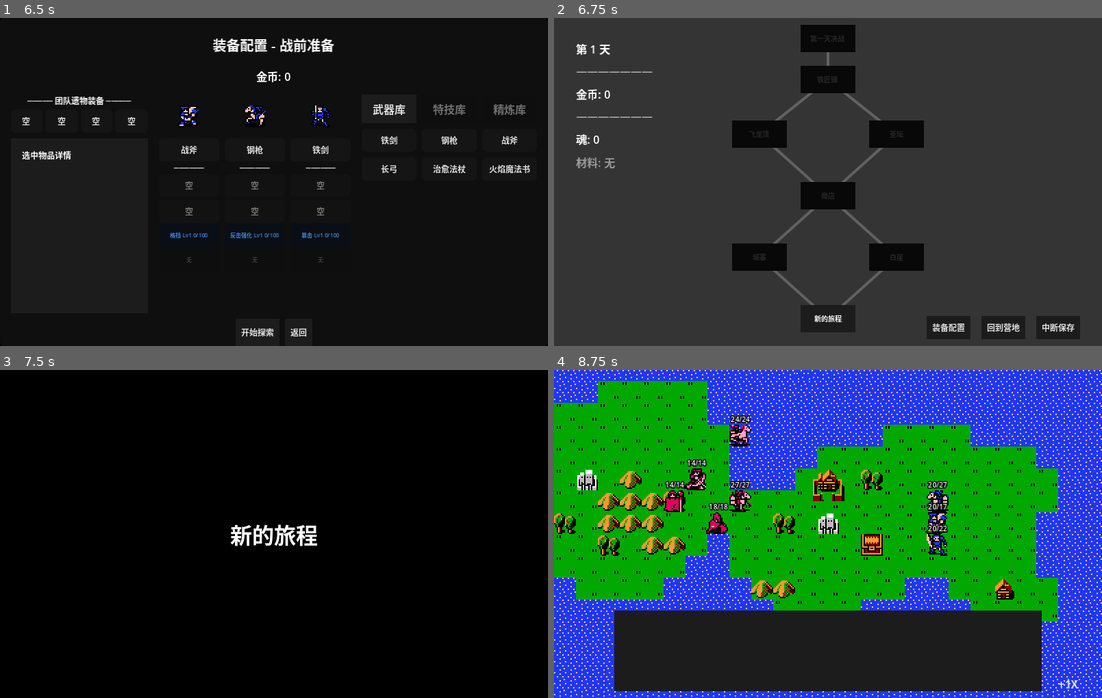
Above: before the commit, frames 1-4 (two rows, left to right).
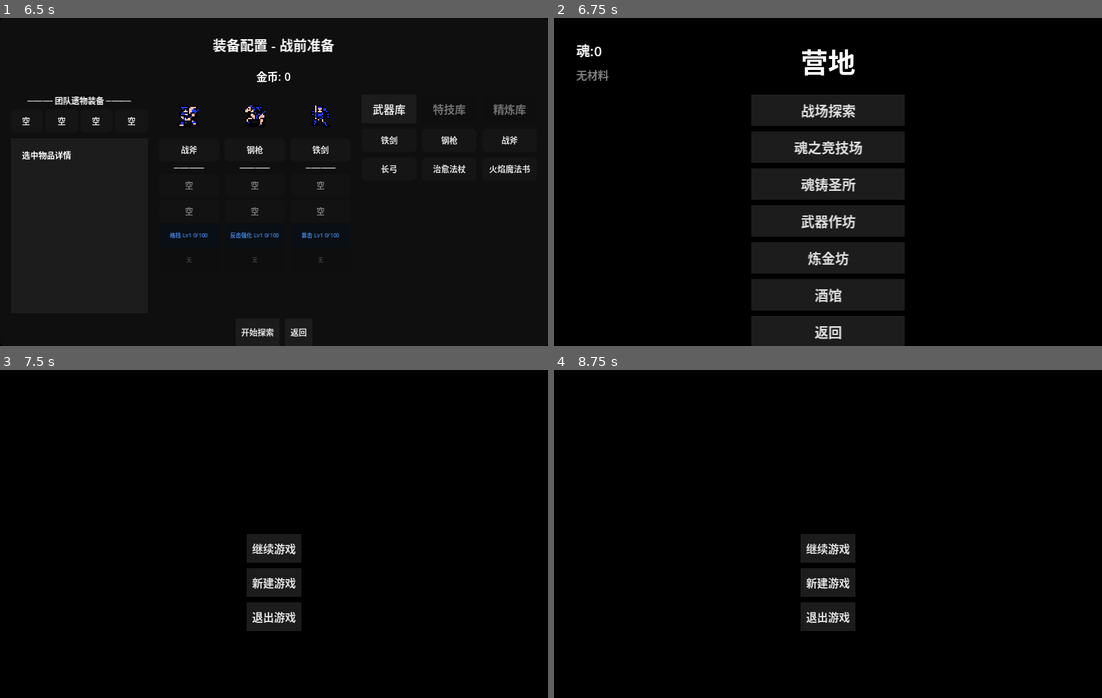
Above: after the commit, the same moments.

Repository: ZhuXilin/Dev_Project_260730
Game: Godot game, scene res://content/scenes/ui/MainMenu.tscn
Same seed, same stepped clock (60 frames per second), same inputs: the game is played once before the commit and once after it. Sound files missing from this copy of the repository are replaced by a short silence.
Inputs (mouse positions are in pixels of both pictures, inside the frame that each line leads up to):
- Up to frame 1 (6.5 s): click "继续游戏" at 0.5 s; click "新建游戏" at 1.25 s; click "新游戏" at 2 s; click "战场探索" at 2.75 s; click "格伦|海盗|斧兵" at 3.5 s; click "罗兰|王国|枪兵" at 4.25 s; click "艾琳|王国|剑士" at 5 s; click "确认" at 5.75 s
- Up to frame 2 (6.75 s): click "开始探索" at 6.5 s
- Up to frame 3 (7.5 s): click (274, 671) at 7.25 s, where only the run before the commit has a clickable "新的旅程"
- Up to frame 4 (8.75 s): tap Enter at 8 s; move the mouse to (948, 517) at 8.02 s; hold Up from 8.03 s (still down); tap 0 at 8.1 s; click (948, 517) at 8.17 s

Frame 1 is identical in both runs. In frame 2, 81% of the frame differs, in the area x 0-100%, y 0-100%; in frame 3, 3.0%; in frame 4, 96%.

Commit message:
Add map editor

Diff:
--- /dev/null
+++ b/content/scenes/ui/MapLayoutEditor.tscn
@@ -0,0 +1,12 @@
+[gd_scene format=3 uid="uid://ndiugv2xqqek"]
+
+[ext_resource type="Script" uid="uid://hcaqv6rm26cw" path="res://function/tool/MapLayoutEditor.gd" id="1_editor"]
+
+[node name="MapLayoutEditor" type="Control" unique_id=2072347888]
+layout_mode = 3
+anchors_preset = 15
+anchor_right = 1.0
+anchor_bottom = 1.0
+grow_horizontal = 2
+grow_vertical = 2
+script = ExtResource("1_editor")
--- a/function/resource/MapLayout.gd
+++ b/function/resource/MapLayout.gd
@@ -2,19 +2,27 @@
 class_name MapLayout
 
 @export var layout_name: String = "默认布局"
-@export var day1: MapLayoutDay
-@export var day2: MapLayoutDay
-@export var day3: MapLayoutDay
+## 每天的变体池（每次进图从变体里随机抽一个）
+@export var day1_variants: Array[MapLayoutDay] = []
+@export var day2_variants: Array[MapLayoutDay] = []
+@export var day3_variants: Array[MapLayoutDay] = []
 
 
 func get_day(day: int) -> MapLayoutDay:
+	var arr : Array = []
 	match day:
-		1: return day1
-		2: return day2
-		3: return day3
-	return null
+		1: arr = day1_variants
+		2: arr = day2_variants
+		3: arr = day3_variants
+	if arr.is_empty():
+		return null
+	return arr[randi() % arr.size()]
 
 
 func has_day(day: int) -> bool:
-	var d : MapLayoutDay = get_day(day)
-	return d != null and not d.nodes.is_empty()
+	var arr : Array = []
+	match day:
+		1: arr = day1_variants
+		2: arr = day2_variants
+		3: arr = day3_variants
+	return not arr.is_empty()
--- a/function/resource/MapLayoutNode.gd
+++ b/function/resource/MapLayoutNode.gd
@@ -1,7 +1,20 @@
 extends Resource
 class_name MapLayoutNode
 
+## 节点类型（定死时用）
 @export var node_type: MapNode.NodeType = MapNode.NodeType.NORMAL
+## 随机池：非空时从池里随机抽一个作为实际类型
+@export var random_pool: Array[MapNode.NodeType] = []
+## 位置（编辑器自动计算，一般不用手填）
 @export var position: Vector2 = Vector2.ZERO
+## 层
 @export var layer: int = 0
+## 连接到哪些节点（数组索引）
 @export var connects_to: Array[int] = []
+
+
+## 返回实际节点类型（考虑随机池）
+func resolve_type() -> MapNode.NodeType:
+	if random_pool.is_empty():
+		return node_type
+	return random_pool[randi() % random_pool.size()]
--- a/function/script/MapGenerator.gd
+++ b/function/script/MapGenerator.gd
@@ -24,9 +24,10 @@
 
 	var nodes: Array[MapNode] = []
 
-	# ---- 第一遍：创建节点 ----
+	# ---- 第一遍：创建节点（用随机池解析类型）----
 	for layout_node in day_layout.nodes:
-		var n : MapNode = _create_node(layout_node.node_type, layout_node.position, layout_node.layer)
+		var actual_type : MapNode.NodeType = layout_node.resolve_type()
+		var n : MapNode = _create_node(actual_type, layout_node.position, layout_node.layer)
 		nodes.append(n)
 
 	# ---- 第二遍：建立连接 ----
--- /dev/null
+++ b/function/tool/MapLayoutCanvas.gd
@@ -0,0 +1,101 @@
+extends Control
+class_name MapLayoutCanvas
+
+var editor : Node = null
+
+
+func _draw():
+	if editor == null: return
+	var day_layout : MapLayoutDay = editor._get_current_day_layout()
+	if day_layout == null: return
+
+	var canvas_w : float = size.x
+	var max_layer : int = editor._get_max_layer()
+
+	# ---- 网格层线 ----
+	for i in range(max_layer + 1):
+		var y : float = editor.CANVAS_PADDING_TOP + (max_layer - i + 0.5) * editor.LAYER_HEIGHT
+		draw_line(Vector2(0, y), Vector2(canvas_w, y),
+			Color(0.3, 0.3, 0.3, 0.5), 1)
+		var font : Font = ThemeDB.fallback_font
+		draw_string(font, Vector2(4, y - 3), "L%d" % i,
+			HORIZONTAL_ALIGNMENT_LEFT, -1, 9, Color(0.5, 0.5, 0.5, 0.7))
+
+	# ---- 连线 ----
+	for i in range(day_layout.nodes.size()):
+		var node : MapLayoutNode = day_layout.nodes[i]
+		for target in node.connects_to:
+			if target < 0 or target >= day_layout.nodes.size(): continue
+			var from_pos : Vector2 = editor._node_pos(i)
+			var to_pos : Vector2 = editor._node_pos(target)
+			draw_line(from_pos, to_pos, Color(0.6, 0.6, 0.6, 0.9), 2)
+
+	# ---- 矩形节点 ----
+	for i in range(day_layout.nodes.size()):
+		var node : MapLayoutNode = day_layout.nodes[i]
+		var pos : Vector2 = editor._node_pos(i)
+		var color : Color = _node_color(node)
+		var rect := Rect2(
+			pos - Vector2(editor.NODE_W / 2.0, editor.NODE_H / 2.0),
+			Vector2(editor.NODE_W, editor.NODE_H)
+		)
+		draw_rect(rect, color, true)
+		draw_rect(rect, Color.BLACK, false, 1)
+
+		var label : String = _node_label(node)
+		var font : Font = ThemeDB.fallback_font
+		var font_size : int = 9
+		var text_size : Vector2 = font.get_string_size(label, HORIZONTAL_ALIGNMENT_LEFT, -1, font_size)
+		draw_string(font, pos - text_size / 2 + Vector2(0, font_size * 0.35),
+			label, HORIZONTAL_ALIGNMENT_LEFT, -1, font_size, Color.BLACK)
+
+	# ---- 选中高亮（连线模式）----
+	if editor._selected_link >= 0:
+		var p : Vector2 = editor._node_pos(editor._selected_link)
+		var rect2 := Rect2(
+			p - Vector2(editor.NODE_W / 2.0 + 3, editor.NODE_H / 2.0 + 3),
+			Vector2(editor.NODE_W + 6, editor.NODE_H + 6)
+		)
+		draw_rect(rect2, Color.YELLOW, false, 2)
+
+	# ---- 拖拽预览（层线高亮）----
+	if editor._dragging_idx >= 0:
+		var new_layer : int = editor._layer_at_y(editor._mouse_pos.y)
+		var preview_y : float = editor.CANVAS_PADDING_TOP + (max_layer - new_layer + 0.5) * editor.LAYER_HEIGHT
+		draw_line(Vector2(0, preview_y), Vector2(canvas_w, preview_y),
+			Color(1, 1, 0, 0.5), 2)
+
+
+func _node_color(node: MapLayoutNode) -> Color:
+	if not node.random_pool.is_empty():
+		return Color(0.9, 0.85, 0.3)
+	match node.node_type:
+		MapNode.NodeType.START: return Color(0.3, 0.9, 0.3)
+		MapNode.NodeType.NORMAL: return Color(0.85, 0.85, 0.85)
+		MapNode.NodeType.ELITE: return Color(1.0, 0.4, 0.4)
+		MapNode.NodeType.SHOP: return Color(0.4, 0.7, 1.0)
+		MapNode.NodeType.EVENT: return Color(0.7, 0.5, 1.0)
+		MapNode.NodeType.BOSS: return Color(1.0, 0.3, 0.8)
+		MapNode.NodeType.FORGE: return Color(1.0, 0.7, 0.4)
+		MapNode.NodeType.CHAPEL: return Color(0.9, 0.9, 0.4)
+	return Color.WHITE
+
+
+func _node_label(node: MapLayoutNode) -> String:
+	var base := _node_type_short(node.node_type)
+	if not node.random_pool.is_empty():
+		base += "?"
+	return base
+
+
+func _node_type_short(t: int) -> String:
+	match t:
+		MapNode.NodeType.START: return "START"
+		MapNode.NodeType.NORMAL: return "NORM"
+		MapNode.NodeType.ELITE: return "ELITE"
+		MapNode.NodeType.SHOP: return "SHOP"
+		MapNode.NodeType.EVENT: return "EVENT"
+		MapNode.NodeType.BOSS: return "BOSS"
+		MapNode.NodeType.FORGE: return "FORGE"
+		MapNode.NodeType.CHAPEL: return "CHAPEL"
+	return "?"
--- /dev/null
+++ b/function/tool/MapLayoutEditor.gd
@@ -0,0 +1,606 @@
+@tool
+extends Control
+
+const LAYER_HEIGHT : float = 46.0
+const NODE_W : float = 66.0
+const NODE_H : float = 22.0
+const CANVAS_PADDING_TOP : float = 26.0
+const CANVAS_PADDING_BOTTOM : float = 16.0
+
+enum Tool { EDIT, LINK }
+
+var _layout : MapLayout = null
+var _current_day : int = 1
+var _variant_idx : int = 0
+var _current_tool : Tool = Tool.EDIT
+var _layout_path : String = ""
+
+var _selected_link : int = -1
+var _dragging_idx : int = -1
+var _mouse_pos : Vector2 = Vector2.ZERO
+
+var _canvas : Control = null
+var _scroll : ScrollContainer = null
+
+var _day_buttons : Array[Button] = []
+var _tool_buttons : Array[Button] = []
+var _variant_label : Label = null
+var _path_label : Label = null
+var _hint_label : Label = null
+
+
+# ============================================================
+#  生命周期
+# ============================================================
+func _ready():
+	_build_ui()
+	_load_default_layout()
+
+
+func _make_btn(text: String, tooltip: String = "", width: float = 0.0) -> Button:
+	var b := Button.new()
+	b.text = text
+	b.tooltip_text = tooltip
+	b.focus_mode = Control.FOCUS_NONE
+	b.add_theme_font_size_override("font_size", 10)
+	# 减小按钮内部 padding
+	var empty := StyleBoxEmpty.new()
+	empty.content_margin_left = 4
+	empty.content_margin_right = 4
+	empty.content_margin_top = 0
+	empty.content_margin_bottom = 0
+	b.add_theme_stylebox_override("normal", empty)
+	b.add_theme_stylebox_override("hover", empty)
+	b.add_theme_stylebox_override("pressed", empty)
+	b.add_theme_stylebox_override("focus", empty)
+	if width > 0:
+		b.custom_minimum_size = Vector2(width, 0)
+	return b
+
+
+func _build_ui():
+	# ---- 顶部工具栏（用 HBox，缩小 padding） ----
+	var top := HBoxContainer.new()
+	top.set_anchors_preset(Control.PRESET_TOP_WIDE)
+	top.offset_left = 2
+	top.offset_right = -2
+	top.offset_top = 2
+	top.offset_bottom = 24
+	top.add_theme_constant_override("separation", 1)
+	add_child(top)
+
+	# Day 按钮
+	for d in [1, 2, 3]:
+		var b := _make_btn("D%d" % d, "Day %d" % d)
+		b.toggle_mode = true
+		b.pressed.connect(_on_day_clicked.bind(d))
+		top.add_child(b)
+		_day_buttons.append(b)
+
+	top.add_child(VSeparator.new())
+
+	# 变体
+	var prev_btn := _make_btn("◀", "上一个变体")
+	prev_btn.pressed.connect(_on_variant_prev)
+	top.add_child(prev_btn)
+
+	_variant_label = Label.new()
+	_variant_label.text = "1/1"
+	_variant_label.custom_minimum_size = Vector2(36, 0)
+	_variant_label.horizontal_alignment = HORIZONTAL_ALIGNMENT_CENTER
+	_variant_label.vertical_alignment = VERTICAL_ALIGNMENT_CENTER
+	_variant_label.add_theme_font_size_override("font_size", 10)
+	top.add_child(_variant_label)
+
+	var next_btn := _make_btn("▶", "下一个变体")
+	next_btn.pressed.connect(_on_variant_next)
+	top.add_child(next_btn)
+
+	var add_var_btn := _make_btn("+", "新建变体")
+	add_var_btn.pressed.connect(_on_variant_add)
+	top.add_child(add_var_btn)
+
+	var del_var_btn := _make_btn("×", "删除当前变体")
+	del_var_btn.pressed.connect(_on_variant_delete)
+	top.add_child(del_var_btn)
+
+	top.add_child(VSeparator.new())
+
+	# 工具
+	var edit_btn := _make_btn("编辑", "编辑模式")
+	edit_btn.toggle_mode = true
+	edit_btn.pressed.connect(_on_tool_clicked.bind(Tool.EDIT))
+	top.add_child(edit_btn)
+	_tool_buttons.append(edit_btn)
+
+	var link_btn := _make_btn("连线", "连线模式")
+	link_btn.toggle_mode = true
+	link_btn.pressed.connect(_on_tool_clicked.bind(Tool.LINK))
+	top.add_child(link_btn)
+	_tool_buttons.append(link_btn)
+
+	var add_layer_btn := _make_btn("+层", "新增一层")
+	add_layer_btn.pressed.connect(_on_add_layer)
+	top.add_child(add_layer_btn)
+
+	var spacer := Control.new()
+	spacer.size_flags_horizontal = Control.SIZE_EXPAND_FILL
+	top.add_child(spacer)
+
+	# 保存 / 加载（放最右，用最短文字）
+	var save_btn := _make_btn("存", "保存到 " + _layout_path)
+	save_btn.pressed.connect(_on_save)
+	top.add_child(save_btn)
+
+	var load_btn := _make_btn("读", "加载其他 .tres")
+	load_btn.pressed.connect(_on_load)
+	top.add_child(load_btn)
+
+	# 路径 label 只作 tooltip，不占空间
+	_path_label = Label.new()
+	_path_label.visible = false
+	add_child(_path_label)
+
+	# ---- 底部提示 ----
+	_hint_label = Label.new()
+	_hint_label.set_anchors_preset(Control.PRESET_BOTTOM_WIDE)
+	_hint_label.offset_top = -18
+	_hint_label.offset_left = 6
+	_hint_label.add_theme_font_size_override("font_size", 9)
+	_hint_label.text = "左键空白=创建 | 拖动=改层 | 右键=菜单 | 滚轮=滚动 | 连线: 点两个节点"
+	add_child(_hint_label)
+
+	# ---- 滚动容器 + 画布 ----
+	_scroll = ScrollContainer.new()
+	_scroll.set_anchors_preset(Control.PRESET_FULL_RECT)
+	_scroll.offset_left = 2
+	_scroll.offset_top = 26
+	_scroll.offset_right = -2
+	_scroll.offset_bottom = -22
+	_scroll.horizontal_scroll_mode = ScrollContainer.SCROLL_MODE_DISABLED
+	_scroll.vertical_scroll_mode = ScrollContainer.SCROLL_MODE_AUTO
+	add_child(_scroll)
+
+	var canvas_script = load("res://function/tool/MapLayoutCanvas.gd")
+	_canvas = Control.new()
+	_canvas.set_script(canvas_script)
+	_canvas.editor = self
+	_canvas.size_flags_horizontal = Control.SIZE_EXPAND_FILL
+	_canvas.mouse_filter = Control.MOUSE_FILTER_STOP
+	_scroll.add_child(_canvas)
+
+	# ★ gui_input 信号只传 1 个参数（event）
+	_canvas.gui_input.connect(_on_canvas_input)
+
+
+# ============================================================
+#  画布输入
+# ============================================================
+func _on_canvas_input(event: InputEvent):
+	# ★ 局部坐标从 _canvas 获取
+	var local_pos : Vector2 = _canvas.get_local_mouse_position()
+	_mouse_pos = local_pos
+
+	if event is InputEventMouseButton:
+		_handle_mouse_button(event, local_pos)
+	elif event is InputEventMouseMotion:
+		if _dragging_idx >= 0:
+			_canvas.queue_redraw()
+
+
+func _handle_mouse_button(event: InputEventMouseButton, local: Vector2):
+	if event.pressed:
+		if event.button_index == MOUSE_BUTTON_LEFT:
+			var idx : int = _node_at(local)
+			if idx >= 0:
+				if _current_tool == Tool.EDIT:
+					_dragging_idx = idx
+				else:
+					_handle_link_click(idx)
+			else:
+				if _current_tool == Tool.EDIT:
+					_create_node_at(local)
+		elif event.button_index == MOUSE_BUTTON_RIGHT:
+			var idx : int = _node_at(local)
+			if idx >= 0:
+				_show_node_menu(idx)
+	else:
+		if event.button_index == MOUSE_BUTTON_LEFT and _dragging_idx >= 0:
+			_end_drag(local)
+
+
+# ============================================================
+#  布局管理
+# ============================================================
+func _load_default_layout():
+	var path := "res://content/scenes/levels/MapLayoutDefault.tres"
+	if ResourceLoader.exists(path):
+		_layout = load(path)
+		_layout_path = path
+	else:
+		_layout = MapLayout.new()
+	if _layout.day1_variants.is_empty():
+		_layout.day1_variants.append(MapLayoutDay.new())
+	if _layout.day2_variants.is_empty():
+		_layout.day2_variants.append(MapLayoutDay.new())
+	if _layout.day3_variants.is_empty():
+		_layout.day3_variants.append(MapLayoutDay.new())
+
+	_variant_idx = 0
+	_current_day = 1
+	_ensure_variant_exists()
+	_update_all_labels()
+	_refresh_canvas_size()
+	_canvas.queue_redraw()
+
+
+func _get_variant_array() -> Array:
+	match _current_day:
+		1: return _layout.day1_variants
+		2: return _layout.day2_variants
+		3: return _layout.day3_variants
+	return []
+
+
+func _get_current_day_layout() -> MapLayoutDay:
+	var arr : Array = _get_variant_array()
+	if arr.is_empty():
+		return null
+	if _variant_idx < 0 or _variant_idx >= arr.size():
+		_variant_idx = 0
+	return arr[_variant_idx]
+
+
+func _ensure_variant_exists():
+	var arr : Array = _get_variant_array()
+	while arr.size() <= _variant_idx:
+		arr.append(MapLayoutDay.new())
+	var day_layout : MapLayoutDay = arr[_variant_idx]
+	if day_layout.nodes.is_empty():
+		var n := MapLayoutNode.new()
+		n.node_type = MapNode.NodeType.START
+		n.layer = 0
+		day_layout.nodes.append(n)
+
+
+# ============================================================
+#  画布尺寸
+# ============================================================
+func _get_max_layer() -> int:
+	var day_layout : MapLayoutDay = _get_current_day_layout()
+	if day_layout == null: return 0
+	var m : int = 0
+	for n in day_layout.nodes:
+		m = maxi(m, n.layer)
+	return m
+
+
+func _refresh_canvas_size():
+	var max_layer : int = _get_max_layer()
+	var h : float = CANVAS_PADDING_TOP + (max_layer + 1) * LAYER_HEIGHT + CANVAS_PADDING_BOTTOM
+	_canvas.custom_minimum_size = Vector2(0, h)
+
+
+# ============================================================
+#  节点位置（Y 反向）
+# ============================================================
+func _canvas_width() -> float:
+	if _canvas == null: return 400.0
+	return maxf(_canvas.size.x, 200.0)
+
+
+func _node_pos(idx: int) -> Vector2:
+	var day_layout : MapLayoutDay = _get_current_day_layout()
+	if day_layout == null: return Vector2.ZERO
+	if idx < 0 or idx >= day_layout.nodes.size(): return Vector2.ZERO
+	var node : MapLayoutNode = day_layout.nodes[idx]
+	var same_layer : Array[int] = []
+	for i in range(day_layout.nodes.size()):
+		if day_layout.nodes[i].layer == node.layer:
+			same_layer.append(i)
+	var my_pos : int = same_layer.find(idx)
+	var count : int = same_layer.size()
+	var ratio : float = float(my_pos + 1) / float(count + 1)
+	var x : float = _canvas_width() * ratio
+	var max_layer : int = _get_max_layer()
+	var y : float = CANVAS_PADDING_TOP + (max_layer - node.layer + 0.5) * LAYER_HEIGHT
+	return Vector2(x, y)
+
+
+func _node_at(local: Vector2) -> int:
+	var day_layout : MapLayoutDay = _get_current_day_layout()
+	if day_layout == null: return -1
+	for i in range(day_layout.nodes.size()):
+		if local.distance_to(_node_pos(i)) < NODE_W * 0.6:
+			return i
+	return -1
+
+
+func _layer_at_y(y: float) -> int:
+	var max_layer : int = _get_max_layer()
+	var rel : float = y - CANVAS_PADDING_TOP
+	var l : int = max_layer - int(rel / LAYER_HEIGHT)
+	return clampi(l, 0, max_layer)
+
+
+func _create_node_at(local: Vector2):
+	var day_layout : MapLayoutDay = _get_current_day_layout()
+	if day_layout == null: return
+	var new_layer : int = _layer_at_y(local.y)
+	var n := MapLayoutNode.new()
+	n.node_type = MapNode.NodeType.NORMAL
+	n.layer = new_layer
+	day_layout.nodes.append(n)
+	_refresh_canvas_size()
+	_canvas.queue_redraw()
+
+
+func _end_drag(local: Vector2):
+	var day_layout : MapLayoutDay = _get_current_day_layout()
+	if day_layout == null: return
+	var new_layer : int = _layer_at_y(local.y)
+	day_layout.nodes[_dragging_idx].layer = new_layer
+	_dragging_idx = -1
+	_canvas.queue_redraw()
+
+
+# ============================================================
+#  连线
+# ============================================================
+func _handle_link_click(idx: int):
+	if _selected_link == -1:
+		_selected_link = idx
+		_canvas.queue_redraw()
+		return
+	var from_idx : int = _selected_link
+	_selected_link = -1
+	if from_idx == idx: return
+	var day_layout : MapLayoutDay = _get_current_day_layout()
+	if day_layout == null: return
+	var node : MapLayoutNode = day_layout.nodes[from_idx]
+	if not node.connects_to.has(idx):
+		node.connects_to.append(idx)
+	_canvas.queue_redraw()
+
+
+# ============================================================
+#  右键菜单
+# ============================================================
+func _show_node_menu(idx: int):
+	var menu := PopupMenu.new()
+	menu.add_item("改类型...", 1)
+	menu.add_item("改随机池...", 2)
+	menu.add_item("删除节点", 3)
+	add_child(menu)
+	menu.id_pressed.connect(func(id):
+		_on_menu_selected(id, idx)
+		menu.queue_free()
+	)
+	menu.popup_on_parent(Rect2(get_global_mouse_position(), Vector2.ZERO))
+
+
+func _on_menu_selected(id: int, idx: int):
+	match id:
+		1: _show_type_picker(idx)
+		2: _show_pool_picker(idx)
+		3: _delete_node(idx)
+
+
+func _delete_node(idx: int):
+	var day_layout : MapLayoutDay = _get_current_day_layout()
+	if day_layout == null: return
+	day_layout.nodes.remove_at(idx)
+	for n in day_layout.nodes:
+		var new_list : Array[int] = []
+		for t in n.connects_to:
+			if t == idx: continue
+			new_list.append(t - 1 if t > idx else t)
+		n.connects_to = new_list
+	_refresh_canvas_size()
+	_canvas.queue_redraw()
+
+
+func _show_type_picker(idx: int):
+	var day_layout : MapLayoutDay = _get_current_day_layout()
+	if day_layout == null: return
+	var menu := PopupMenu.new()
+	var types := [
+		[MapNode.NodeType.START, "START"],
+		[MapNode.NodeType.NORMAL, "NORMAL"],
+		[MapNode.NodeType.ELITE, "ELITE"],
+		[MapNode.NodeType.SHOP, "SHOP"],
+		[MapNode.NodeType.EVENT, "EVENT"],
+		[MapNode.NodeType.BOSS, "BOSS"],
+		[MapNode.NodeType.FORGE, "FORGE"],
+		[MapNode.NodeType.CHAPEL, "CHAPEL"],
+	]
+	for t in types:
+		# ★ id 用 index 而不是 enum（避免 cast 问题）
+		menu.add_item(t[1], menu.item_count)
+	add_child(menu)
+	menu.id_pressed.connect(func(item_idx):
+		var t : Array = types[item_idx]
+		day_layout.nodes[idx].node_type = t[0]
+		day_layout.nodes[idx].random_pool.clear()
+		_canvas.queue_redraw()
+		menu.queue_free()
+	)
+	menu.popup_on_parent(Rect2(get_global_mouse_position(), Vector2.ZERO))
+
+
+func _show_pool_picker(idx: int):
+	var day_layout : MapLayoutDay = _get_current_day_layout()
+	if day_layout == null: return
+
+	var dlg := AcceptDialog.new()
+	dlg.title = "选择随机池"
+	dlg.min_size = Vector2i(180, 240)
+	dlg.ok_button_text = "确定"
+	var cancel_btn := dlg.add_cancel_button("取消")
+
+	var scroll := ScrollContainer.new()
+	scroll.custom_minimum_size = Vector2(160, 180)
+	dlg.add_child(scroll)
+
+	var vbox := VBoxContainer.new()
+	vbox.size_flags_horizontal = Control.SIZE_EXPAND_FILL
+	vbox.add_theme_constant_override("separation", 2)
+	scroll.add_child(vbox)
+
+	var checks : Array[CheckBox] = []
+	var types := [
+		[MapNode.NodeType.NORMAL, "NORMAL"],
+		[MapNode.NodeType.ELITE, "ELITE"],
+		[MapNode.NodeType.SHOP, "SHOP"],
+		[MapNode.NodeType.EVENT, "EVENT"],
+		[MapNode.NodeType.FORGE, "FORGE"],
+		[MapNode.NodeType.CHAPEL, "CHAPEL"],
+	]
+	var current : MapLayoutNode = day_layout.nodes[idx]
+	for t in types:
+		var cb := CheckBox.new()
+		cb.text = t[1]
+		cb.add_theme_font_size_override("font_size", 9)
+		cb.set_meta("type", t[0])
+		cb.button_pressed = current.random_pool.has(t[0])
+		vbox.add_child(cb)
+		checks.append(cb)
+
+	add_child(dlg)
+	dlg.confirmed.connect(func():
+		var pool : Array = []
+		for cb in checks:
+			if cb.button_pressed:
+				pool.append(cb.get_meta("type"))
+		var typed_pool : Array[MapNode.NodeType] = []
+		for p in pool:
+			typed_pool.append(p as MapNode.NodeType)
+		day_layout.nodes[idx].random_pool = typed_pool
+		if not typed_pool.is_empty():
+			day_layout.nodes[idx].node_type = typed_pool[0]
+		_canvas.queue_redraw()
+		dlg.queue_free()
+	)
+	dlg.canceled.connect(func(): dlg.queue_free())
+	dlg.popup_centered(Vector2i(180, 240))      # ★ 强制尺寸
+
+
+# ============================================================
+#  工具栏回调
+# ============================================================
+func _on_day_clicked(d: int):
+	_current_day = d
+	_variant_idx = 0
+	_ensure_variant_exists()
+	_update_all_labels()
+	_refresh_canvas_size()
+	_canvas.queue_redraw()
+
+
+func _on_variant_prev():
+	_variant_idx = maxi(0, _variant_idx - 1)
+	_ensure_variant_exists()
+	_update_all_labels()
+	_refresh_canvas_size()
+	_canvas.queue_redraw()
+
+
+func _on_variant_next():
+	var arr : Array = _get_variant_array()
+	if _variant_idx + 1 >= arr.size():
+		arr.append(MapLayoutDay.new())
+	_variant_idx += 1
+	_ensure_variant_exists()
+	_update_all_labels()
+	_refresh_canvas_size()
+	_canvas.queue_redraw()
+
+
+func _on_variant_add():
+	var arr : Array = _get_variant_array()
+	arr.append(MapLayoutDay.new())
+	_variant_idx = arr.size() - 1
+	_ensure_variant_exists()
+	_update_all_labels()
+	_refresh_canvas_size()
+	_canvas.queue_redraw()
+
+
+func _on_variant_delete():
+	var arr : Array = _get_variant_array()
+	if arr.size() <= 1:
+		push_warning("至少保留 1 个变体")
+		return
+	arr.remove_at(_variant_idx)
+	_variant_idx = clampi(_variant_idx, 0, arr.size() - 1)
+	_ensure_variant_exists()
+	_update_all_labels()
+	_refresh_canvas_size()
+	_canvas.queue_redraw()
+
+
+func _on_add_layer():
+	var day_layout : MapLayoutDay = _get_current_day_layout()
+	if day_layout == null: return
+	var new_layer : int = _get_max_layer() + 1
+	var n := MapLayoutNode.new()
+	n.node_type = MapNode.NodeType.NORMAL
+	n.layer = new_layer
+	day_layout.nodes.append(n)
+	_refresh_canvas_size()
+	_canvas.queue_redraw()
+
+
+func _on_tool_clicked(t: int):
+	_current_tool = t as Tool
+	_selected_link = -1
+	_dragging_idx = -1
+	_update_all_labels()
+	_canvas.queue_redraw()
+
+
+func _update_all_labels():
+	for i in range(_day_buttons.size()):
+		_day_buttons[i].button_pressed = (i + 1 == _current_day)
+	for i in range(_tool_buttons.size()):
+		_tool_buttons[i].button_pressed = (i == _current_tool)
+	var arr : Array = _get_variant_array()
+	_variant_label.text = "%d/%d" % [_variant_idx + 1, arr.size()]
+	if _path_label:
+		_path_label.text = _layout_path if _layout_path != "" else "(未保存)"
+
+
+# ============================================================
+#  保存 / 加载
+# ============================================================
+func _on_save():
+	if _layout_path == "":
+		_layout_path = "res://content/scenes/levels/MapLayoutDefault.tres"
+	var err := ResourceSaver.save(_layout, _layout_path)
+	if err == OK:
+		print("[MapLayoutEditor] 已保存: ", _layout_path)
+		_update_all_labels()
+	else:
+		push_error("保存失败: %d" % err)
+
+
+func _on_load():
+	var fd := FileDialog.new()
+	fd.file_mode = FileDialog.FILE_MODE_OPEN_FILE
+	fd.access = FileDialog.ACCESS_RESOURCES
+	fd.add_filter("*.tres", "Tres")
+	fd.min_size = Vector2i(320, 240)            # ★ 明确最小尺寸
+	fd.file_selected.connect(func(path):
+		_layout = load(path)
+		_layout_path = path
+		_current_day = 1
+		_variant_idx = 0
+		_ensure_variant_exists()
+		_update_all_labels()
+		_refresh_canvas_size()
+		_canvas.queue_redraw()
+		fd.queue_free()
+	)
+	fd.canceled.connect(func(): fd.queue_free())
+	add_child(fd)
+	fd.popup_centered(Vector2i(320, 240))       # ★ 强制尺寸
Not shown, added: function/tool/MapLayoutCanvas.gd.uid
Not shown, added: function/tool/MapLayoutEditor.gd.uid
